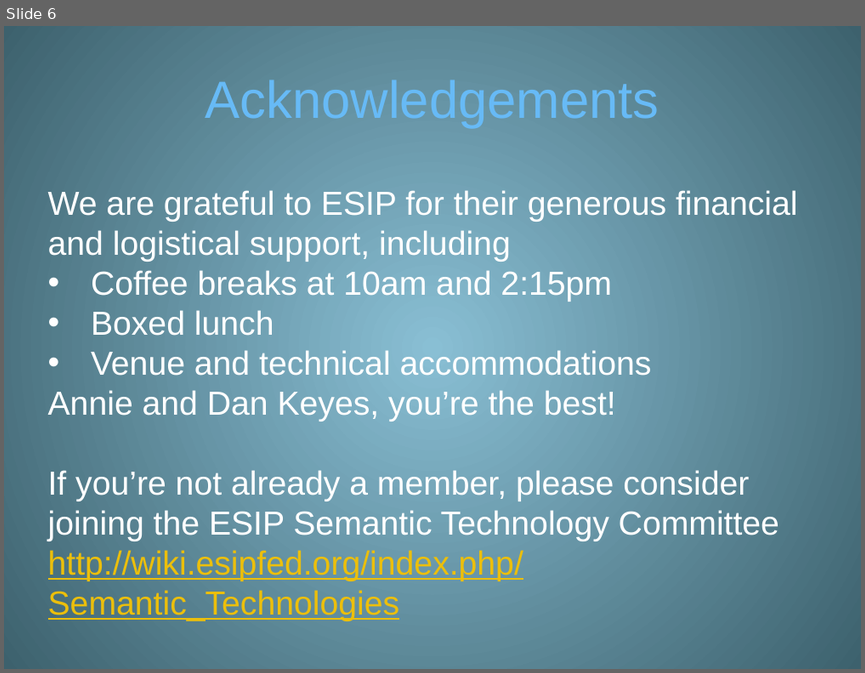
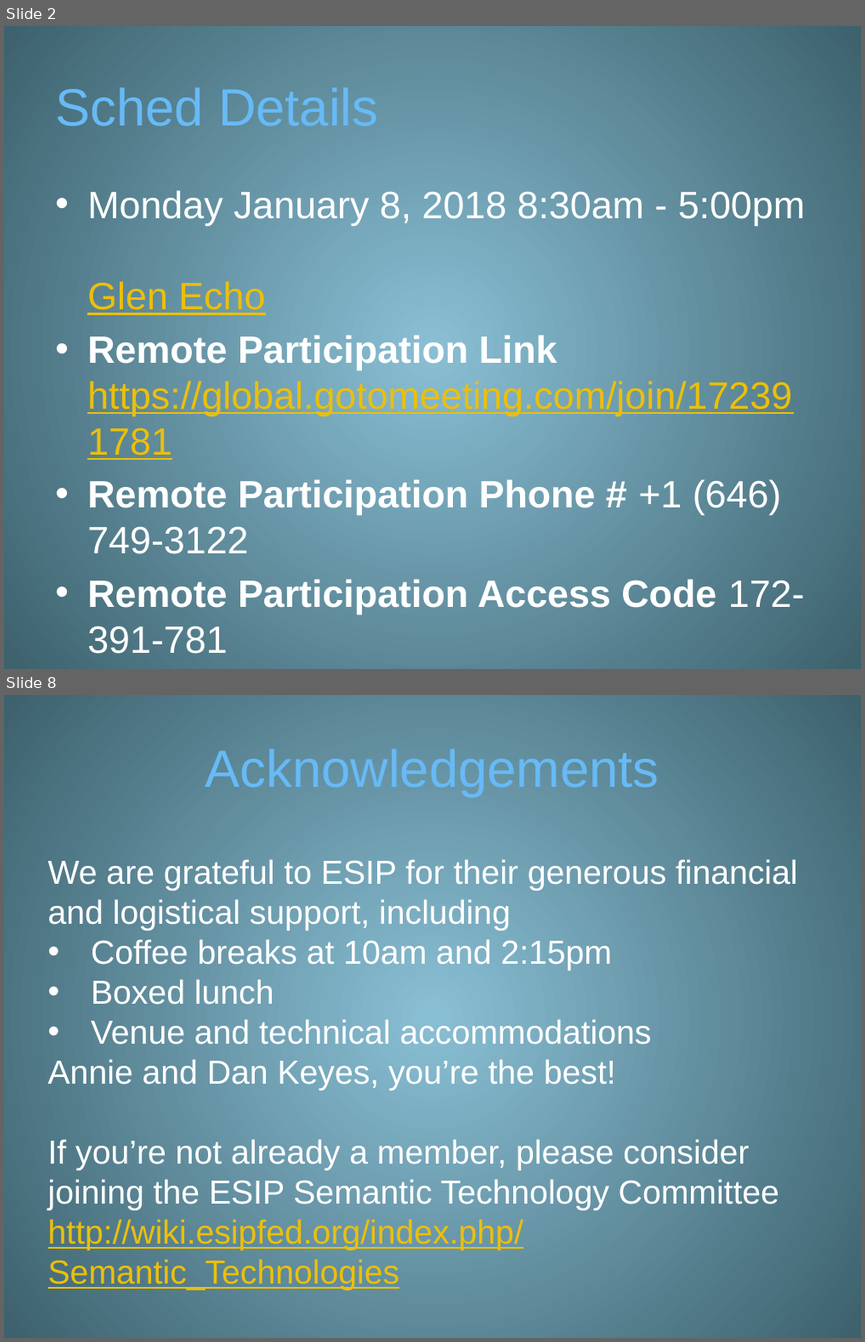
Before and after one commit to ESIPFed/stc, a slide deck: symposium/2018/talks/power_point/2018 Geosemantics Symposium Intro.pptx. Shown one above the other, each under a label of ours: slide 6 before the commit, slides 2 and 8 after it; the slides between them are not shown. The pictures are 865x673 and 865x1342 pixels, drawn with LibreOffice and Linux fonts; fonts in the diff are those of the drawing. Boxes give left, top, right and bottom in pixels: in the first picture for what was removed or moved away, otherwise in the second. Text is boxed around its words. In the diff, an @@ line names an element or a change of style, - is before the commit and + after.

```diff
--- a/symposium/2018/talks/power_point/2018 Geosemantics Symposium Intro.pptx
+++ b/symposium/2018/talks/power_point/2018 Geosemantics Symposium Intro.pptx
@@ slide 2 added at box(4, 26, 861, 669), background gradient #88C1D5 to #3D626E @@
@@ title added at box(55, 87, 378, 126), 44 pt, text #67BAF6 @@
+Sched Details
@@ text added at box(87, 190, 805, 614), 32 pt, text #FFFFFF @@
+• Monday January 8, 2018 8:30am - 5:00pm
+  Glen Echo
+• Remote Participation Link https://global.gotomeeting.com/join/172391781
+• Remote Participation Phone # +1 (646) 749-3122
+• Remote Participation Access Code 172-391-781
@@ what was slide 6 is now slide 8 @@
```
Also in this commit, not shown: 5 slides changed, 2 other slides added.
